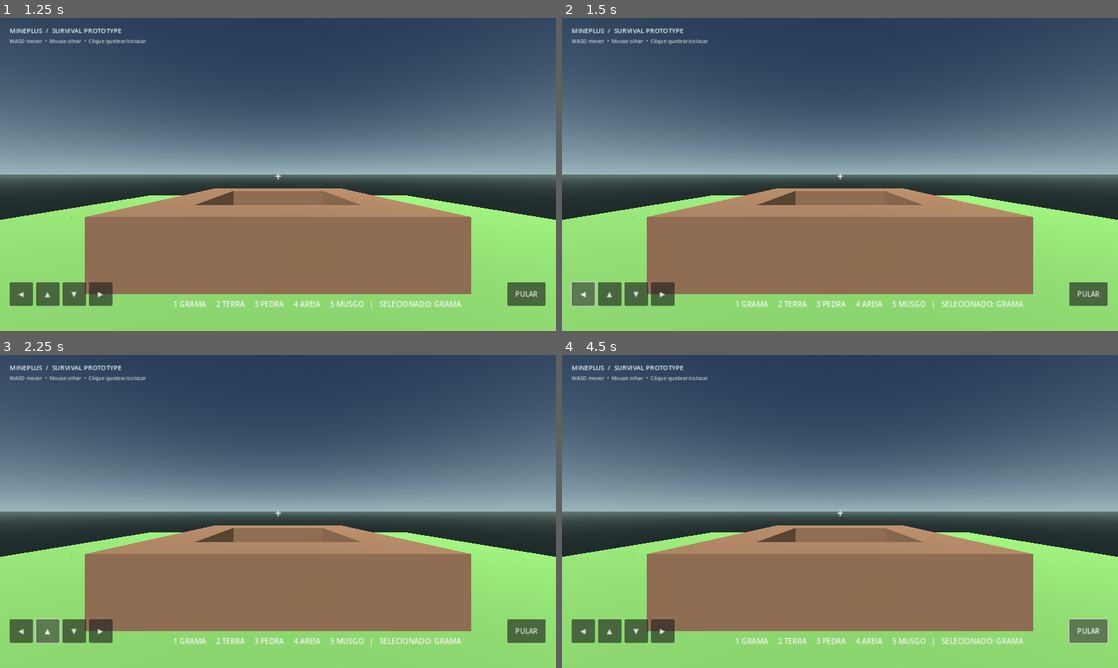
Above: before the commit, frames 1-4 (two rows, left to right).
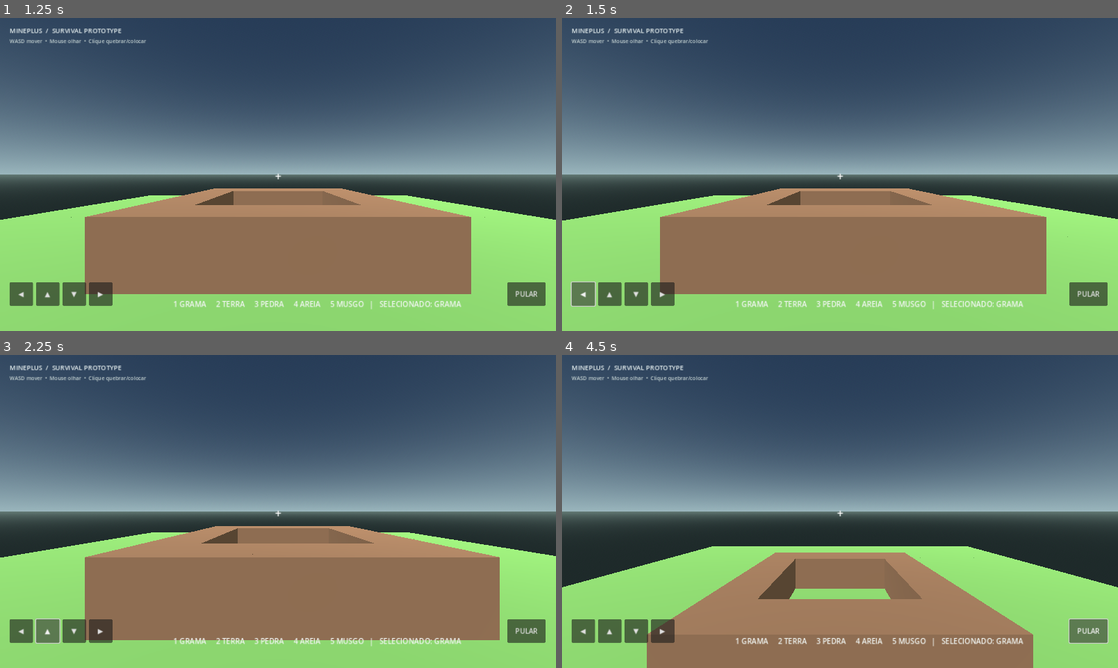
Above: after the commit, the same moments.

Repository: theolauria26-gif/MINEPLUS-PS4
Game: Godot game, scene res://scenes/main_menu.tscn
The game is run twice, just before and just after one commit, with the same random seed, the same clock (stepped at 60 frames per second) and the same inputs.
Inputs:
- Up to frame 1 (1.25 s): click "JOGAR" at 0.5 s
- Up to frame 2 (1.5 s): click "◀" at 1.25 s
- Up to frame 3 (2.25 s): click "▲" at 2 s
- Up to frame 4 (4.5 s): click "▼" at 2.75 s; click "▶" at 3.5 s; click "PULAR" at 4.25 s

Frame 1 is identical in both runs. In frame 2, 1.7% of the frame differs, in the area x 0-100%, y 54-89%; in frame 3, 4.9%; in frame 4, 24%, in the area x 0-100%, y 54-100%.

Commit message:
Configure movement and jump input actions

Diff:
--- a/project.godot
+++ b/project.godot
@@ -15,3 +15,25 @@
 renderer/rendering_method="gl_compatibility"
 renderer/rendering_method.mobile="gl_compatibility"
 textures/default_filters/use_nearest_mipmap_filter=false
+
+[input]
+move_forward={
+"deadzone": 0.2,
+"events": [Object(InputEventKey,"physical_keycode":87)]
+}
+move_back={
+"deadzone": 0.2,
+"events": [Object(InputEventKey,"physical_keycode":83)]
+}
+move_left={
+"deadzone": 0.2,
+"events": [Object(InputEventKey,"physical_keycode":65)]
+}
+move_right={
+"deadzone": 0.2,
+"events": [Object(InputEventKey,"physical_keycode":68)]
+}
+jump={
+"deadzone": 0.2,
+"events": [Object(InputEventKey,"physical_keycode":32)]
+}
